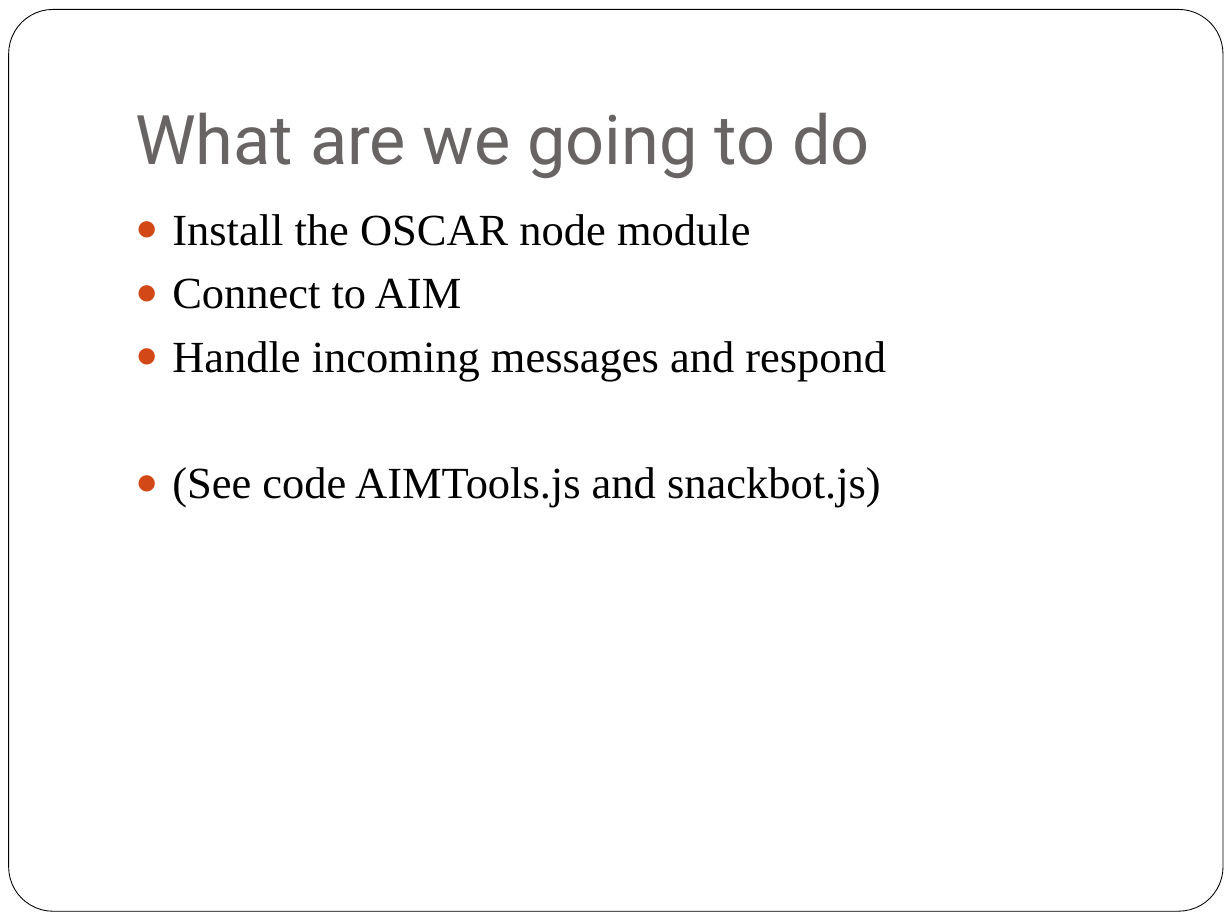
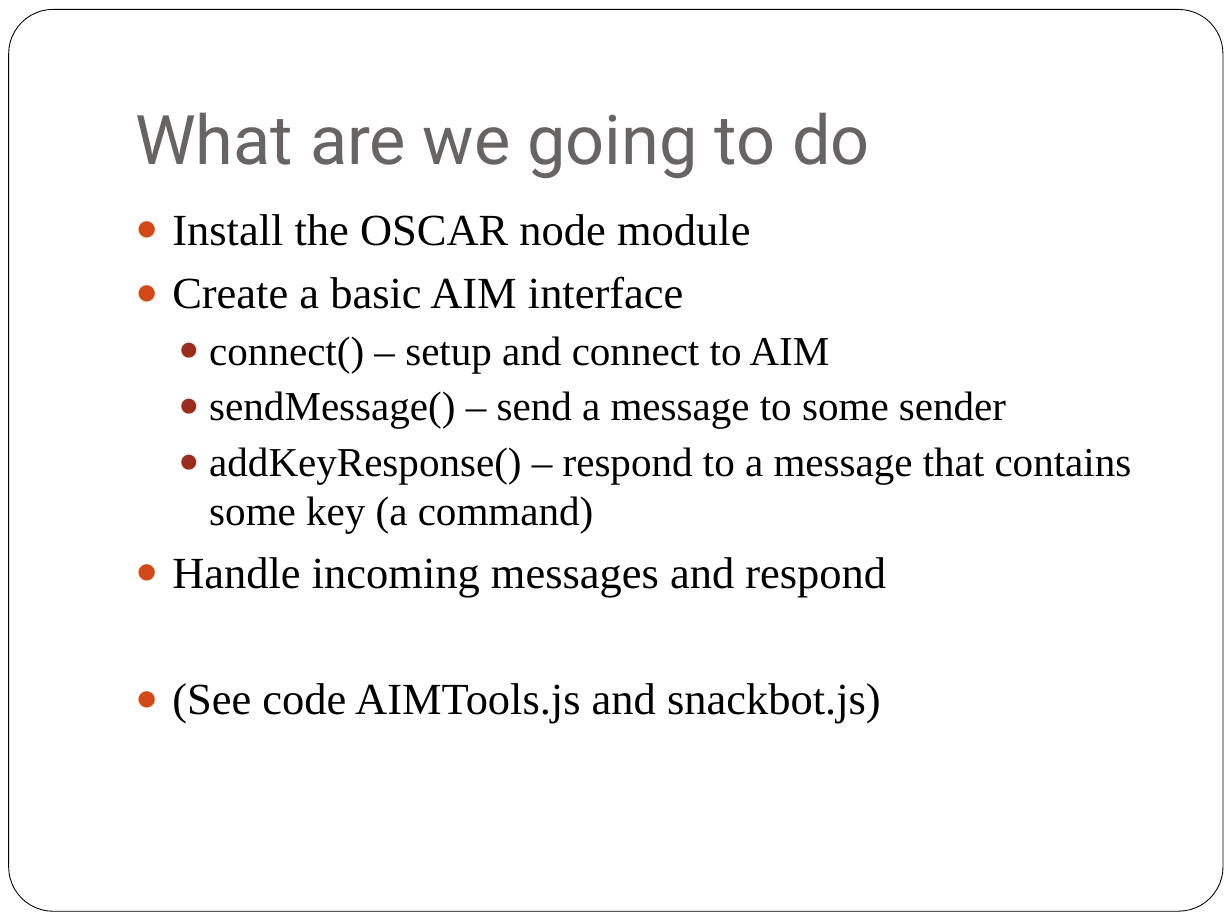
Before and after one commit to ZECTBynmo/SnackBot, a slide deck: slide 16 of SnackBot.pptx (slide 14 before the commit). Drawn at 1232x924 pixels with LibreOffice and Linux fonts; fonts in the diff are those of the drawing. Boxes give left, top, right and bottom in pixels: in the first picture for what was removed or moved away, otherwise in the second. Text is boxed around its words. In the diff, an @@ line names an element or a change of style, - is before the commit and + after.

```diff
--- a/SnackBot.pptx
+++ b/SnackBot.pptx
@@ text at box(172, 276, 1132, 533): text changed; size 26 to 24 pt @@
-● Connect to AIM
+● Create a basic AIM interface
+  ● connect() – setup and connect to AIM
+  ● sendMessage() – send a message to some sender
+  ● addKeyResponse() – respond to a message that contains some key (a command)
```
Also in this commit, not shown: 6 other slides changed, 8 slides added, 1 slide removed.
